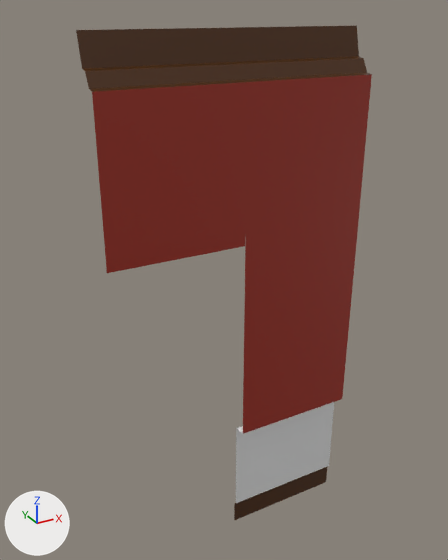
Two versions of the Blender file PowerHour/Assets/Models/Austin/Blender~/Bar_Wall_Door_Left.blend, one commit apart.
Before and after are seen from a camera (50 mm lens) standing at (-2.08, -3.57, 4.12) and looking at (-0.03, 0.15, 2.26). The axes (+X, +Y, +Z) are drawn at lower left. The lights are the same throughout.
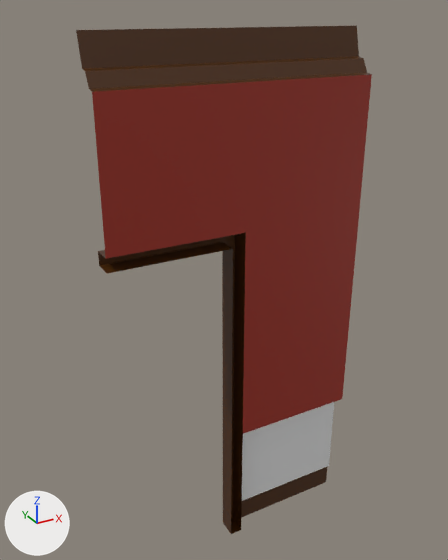
Scene script edits in JSON lines:
```json
{"block": "me_cube", "where": "me_cube.from_pydata(...)  # 26 vertices, 12 faces; spans x -1.0..1.0, y -0.1..0.1, z 0.0..4.0"}
{"block": "me_cube", "where": "# used by ob_cube; location = (0.0, 0.0, 0.0)"}
{"block": "me_cube", "where": "# verts and faces of me_cube; kept vertices keep their numbers, new ones are numbered from 26"}
{"block": "me_cube", "where": "# before: 20 (-1.0, -0.1, 2.7) at pixel (105, 258), 23 (0.0, -0.1, 2.7) at pixel (245, 232), 24 (0.0, -0.1, 2.6) at pixel (245, 246), 25 (-1.0, -0.1, 2.6) at pixel (106, 273)"}
{"block": "me_cube", "change": "me_cube part 1"}
{"op": "add", "block": "me_cube", "code": "delete_vertices([24])  # with the faces that use them"}
{"op": "add", "block": "me_cube", "code": "for new, old in zip([26, 27, 28], [20, 23, 25]): verts[new] = verts[old] + (0.0, 0.15, 0.0)"}
{"op": "add", "block": "me_cube", "code": "verts[29] = (-0.1, -0.1, 0.0)  # pixel (231, 534)"}
{"op": "add", "block": "me_cube", "code": "verts[30] = (0.0, -0.1, 0.0)  # pixel (241, 529)"}
{"op": "add", "block": "me_cube", "code": "verts[31] = (-0.1, -0.1, 2.6)  # pixel (232, 248)"}
{"op": "add", "block": "me_cube", "code": "for new, old in zip([32, 33, 34], [29, 30, 31]): verts[new] = verts[old] + (0.0, 0.15, 0.0)"}
{"op": "add", "block": "me_cube", "code": "faces += [(26, 27, 34, 28), (29, 32, 33, 30), (27, 33, 32, 34), (29, 31, 34, 32), (20, 23, 27, 26), (23, 30, 33, 27)]  # mat_wood (brown #4b2700)"}
{"op": "add", "block": "me_cube", "code": "faces += [(25, 28, 34, 31)]  # mat_wood (brown #4b2700)"}
```

Boxes (x1, y1, x2, y2) around the edits, measured in the pictures (448 x 560 px):
```json
{"object": "Cube", "change": "reshaped", "before": [76, 25, 372, 520], "after": [76, 25, 372, 534]}
{"part": 1, "of": "me_cube", "change": "built on", "before": [106, 233, 246, 273], "after": [98, 233, 246, 534]}
```
